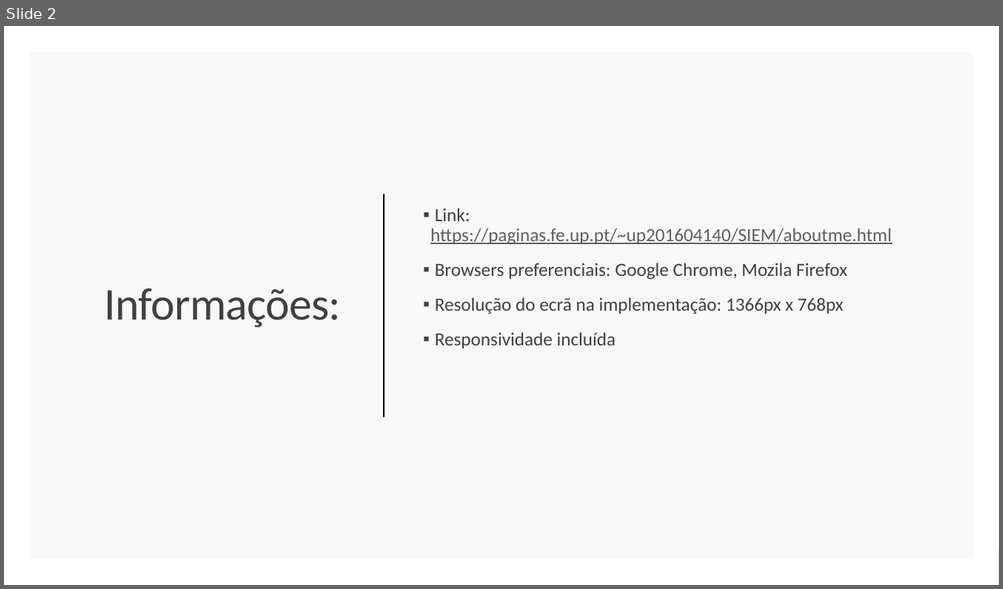
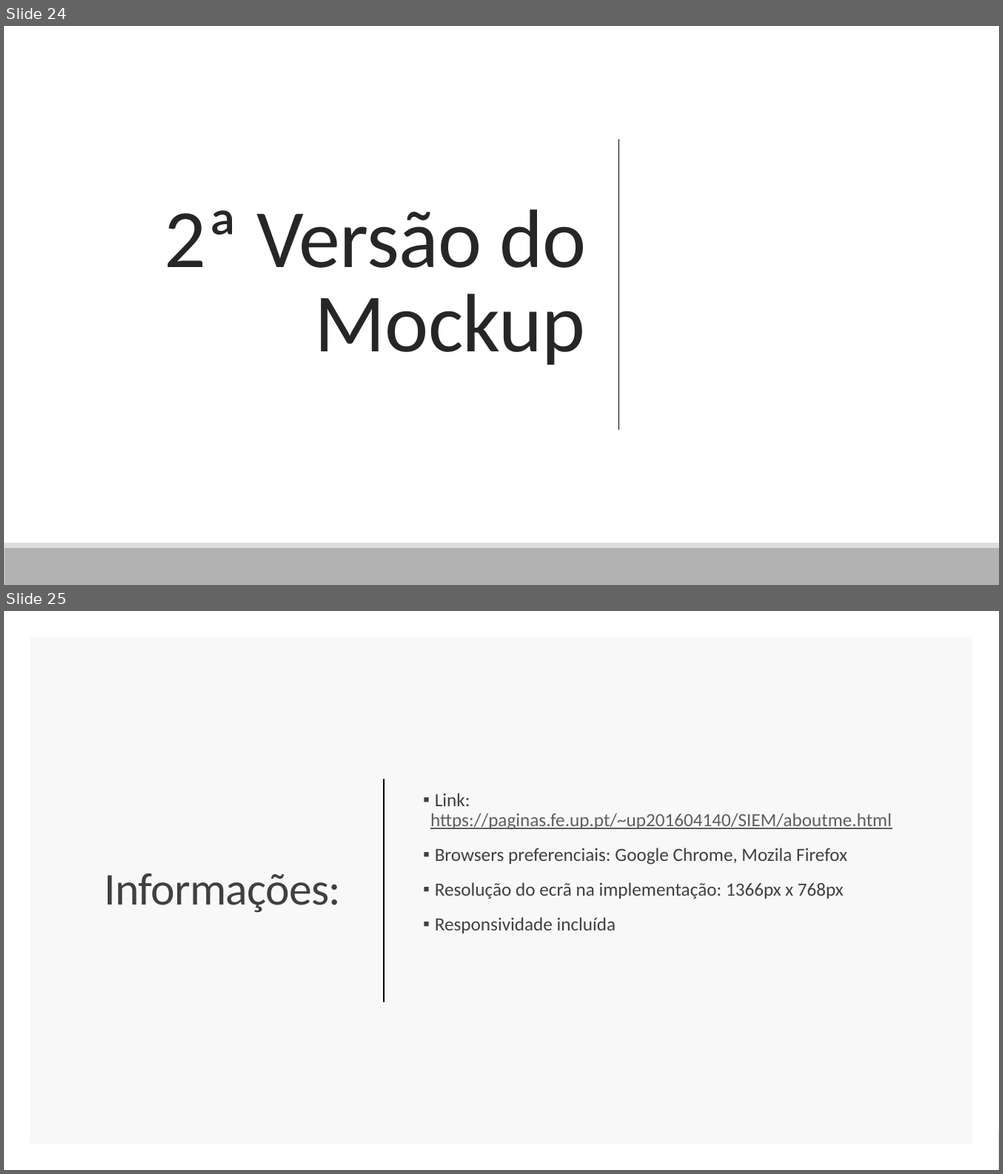
Before and after one commit to GoncaloMartins10/MyFirstHTML, a slide deck: dl/mockup.pptx. Shown one above the other, each under a label of ours: slide 2 before the commit, slides 24 and 25 after it. The pictures are 1003x589 and 1003x1174 pixels, drawn with LibreOffice and Linux fonts; fonts in the diff are those of the drawing. Boxes give left, top, right and bottom in pixels: in the first picture for what was removed or moved away, otherwise in the second. Text is boxed around its words. In the diff, an @@ line names an element or a change of style, - is before the commit and + after.

```diff
--- a/dl/mockup.pptx
+++ b/dl/mockup.pptx
@@ slide 24 added at <box>4,26,999,585</box>, background #FFFFFF @@
@@ rectangle added at <box>4,26,999,585</box>, fill #FFFFFF @@
@@ line added from (619, 139) to (619, 429), #000000 1 pt @@
@@ title added at <box>164,210,586,365</box>, 80 pt, text #262626 @@
+2ª Versão do Mockup
@@ rectangle added at <box>4,548,999,585</box>, fill #B2B2B2 @@
@@ rectangle added at <box>4,543,999,548</box>, fill #DDDDDD @@
@@ what was slide 2 is now slide 25 @@
```
Also in this commit, not shown: 22 other slides added, 2 other files.
